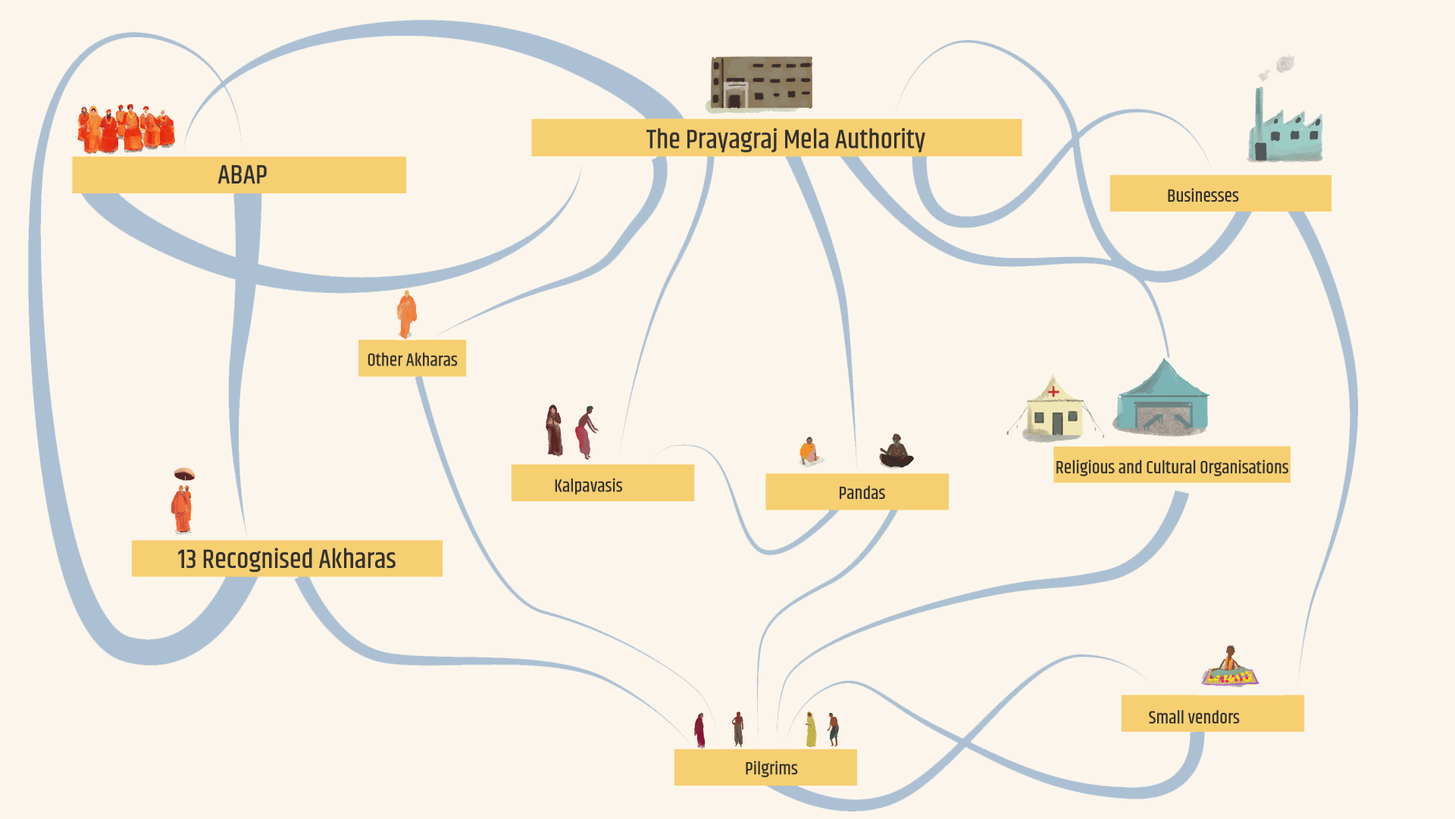
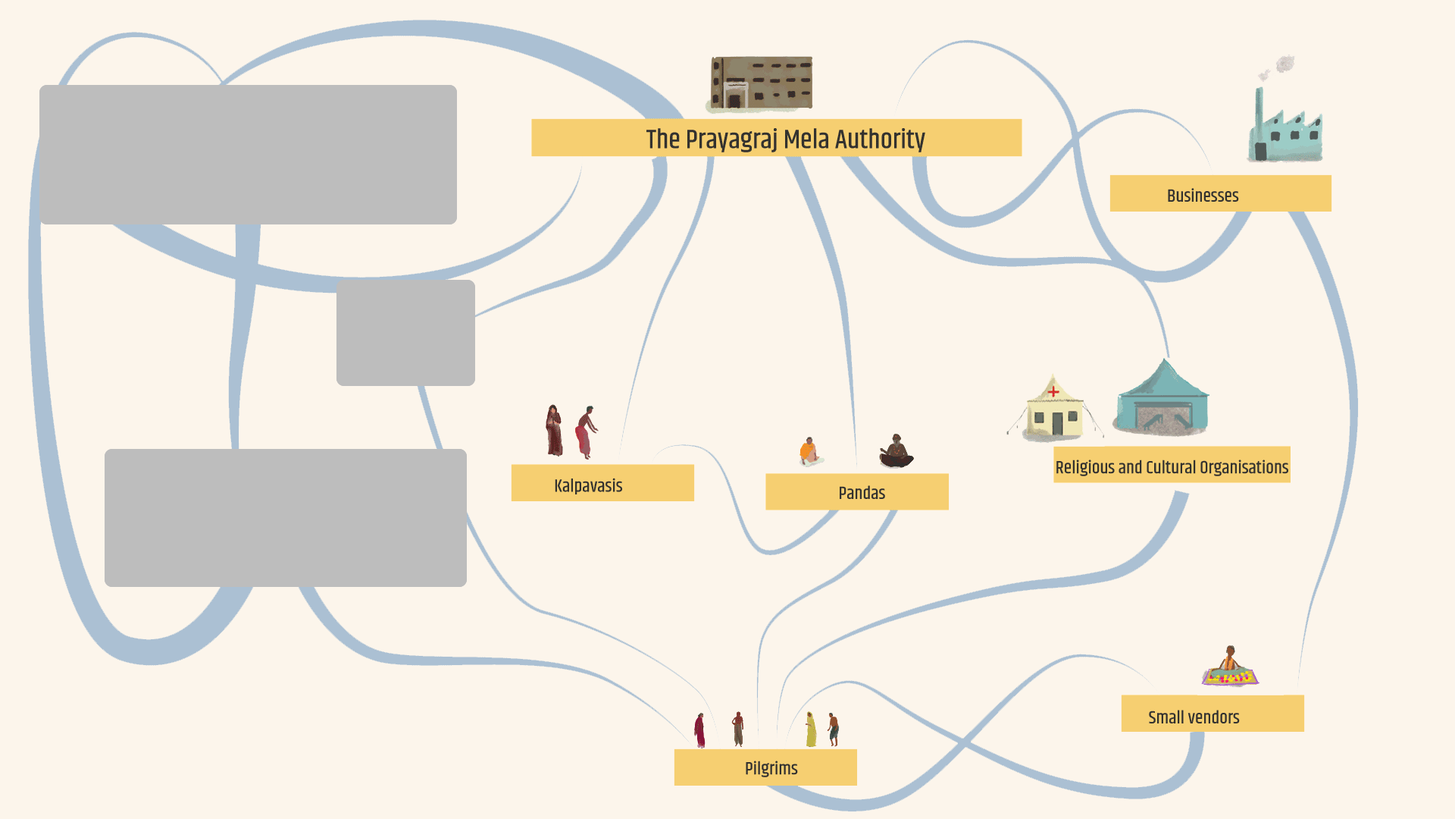
Layers edited between the first and the second 1455×819 image:
showed "Group 1 copy" over [39, 84, 476, 587]
showed group "Group 1" (3 layers) over [39, 84, 476, 587]
